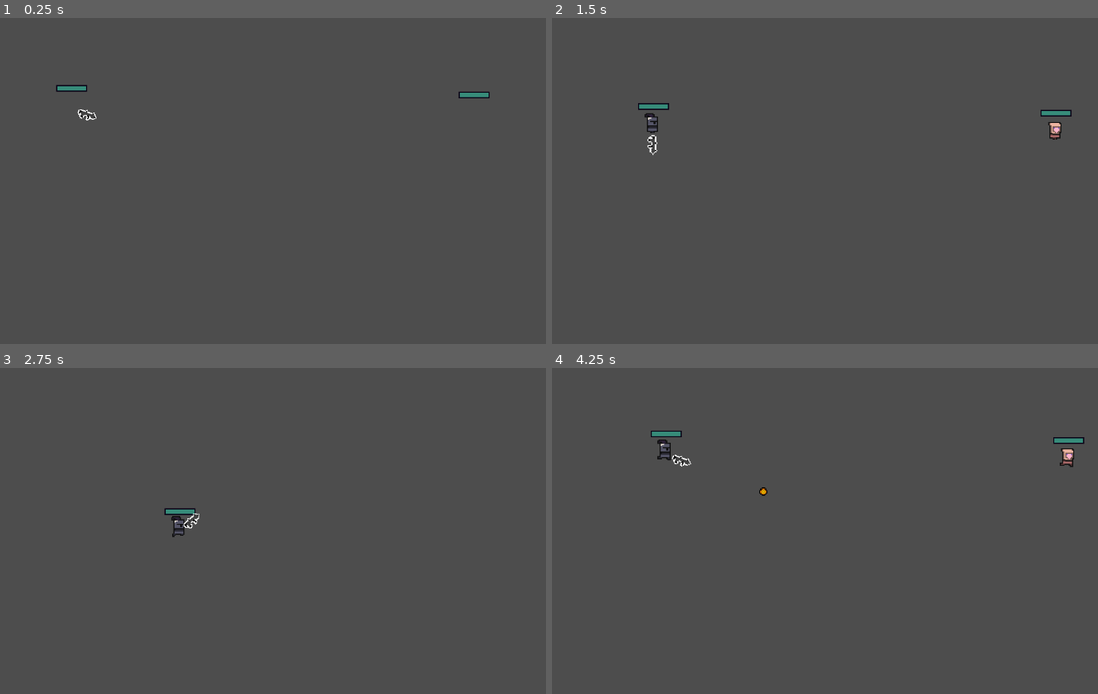
Above: before the commit, frames 1-4 (two rows, left to right).
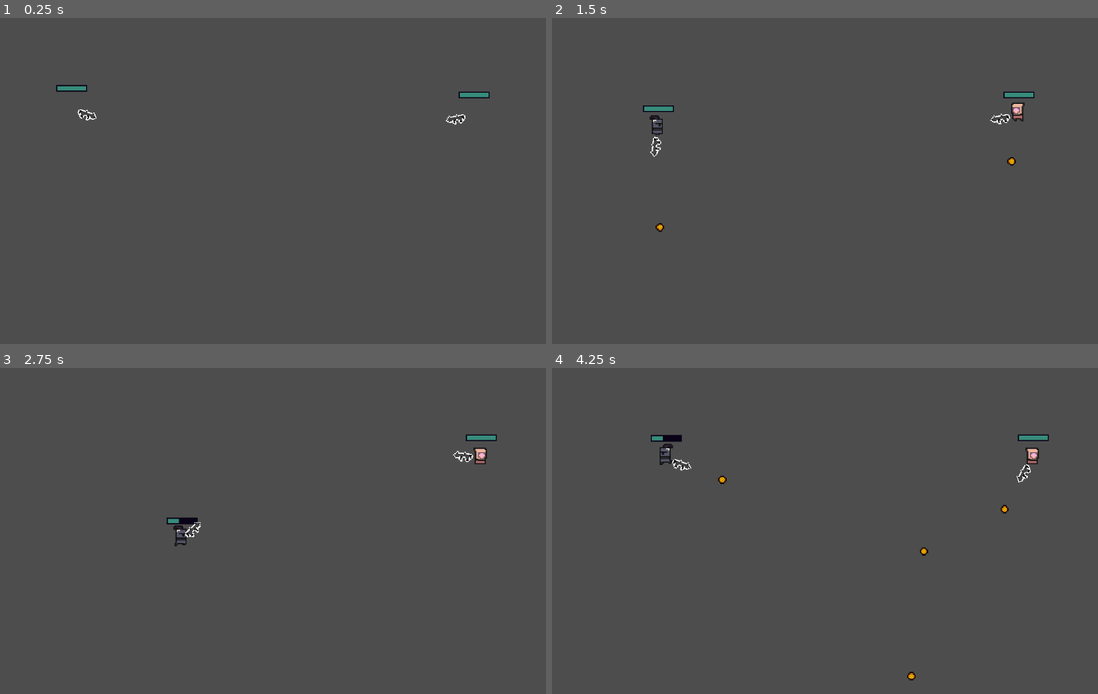
Above: after the commit, the same moments.

Repository: pablohenriq01/Showdown-1v1
Game: Godot game, scene res://Scenes/main.tscn
Same seed, same stepped clock (60 frames per second), same inputs: the game is played once before the commit and once after it.
Inputs (mouse positions are in pixels of both pictures, inside the frame that each line leads up to):
- Up to frame 1 (0.25 s): no input
- Up to frame 2 (1.5 s): tap Enter (ui_accept) at 0.5, 0.77, 1.07 s; move the mouse to (917, 148) at 0.52 s; hold D (right) 0.53-1.28 s; tap Down (down_p2, bound only after the commit) at 0.6 s; tap Left (left_p2, bound only after the commit) at 0.8, 1.35 s; move the mouse to (650, 184) at 1.27 s; hold S (down) from 1.28 s (still down)
- Up to frame 3 (2.75 s): tap Enter (ui_accept) at 1.52, 1.82 s; tap Right (right_p2, bound only after the commit) at 1.55, 2.1 s; move the mouse to (289, 436) at 2.02 s; release S (down) at 2.03 s; hold D (right) from 2.03 s (still down); tap Up (up_p2, bound only after the commit) at 2.3 s
- Up to frame 4 (4.25 s): move the mouse to (748, 586) at 2.77 s; release D (right) at 2.78 s; hold W (up) 2.78-3.53 s; tap Up (up_p2, bound only after the commit) at 2.85 s; tap Enter (ui_accept) at 3.02, 3.05, 3.32 s; move the mouse to (972, 570) at 3.52 s; hold A (left) from 3.53 s (still down); hold Enter (ui_accept) from 3.53 s (still down); tap Down (down_p2, bound only after the commit) at 3.8 s

The runs differ from the first frame. In frame 1, less than 0.1% of the frame differs, in the area x 81-86%, y 29-33%; in frame 2, 1.0%; in frame 3, 0.7%; in frame 4, 1.0%, in the area x 18-98%, y 19-96%.

Commit message:
Health and Player Input
Adicionado inputs diferentes para os player
Ajuste na logica da barrinha de vida e dano

Diff:
--- a/Prefabs/Guns/awp.tscn
+++ b/Prefabs/Guns/awp.tscn
@@ -6,11 +6,6 @@
 
 [node name="Awp" type="Node2D"]
 script = ExtResource("1_2cuyv")
-gun_offset_x = null
-gun_offset_y = null
-firerate = null
-max_ammo = null
-reload_time = null
 
 [node name="GunComponent" type="Node2D" parent="."]
 script = ExtResource("1_xv4bb")
--- a/Prefabs/Guns/mac-10.tscn
+++ b/Prefabs/Guns/mac-10.tscn
@@ -6,11 +6,6 @@
 
 [node name="Mac-10" type="Node2D"]
 script = ExtResource("1_671cn")
-gun_offset_x = null
-gun_offset_y = null
-firerate = null
-max_ammo = null
-reload_time = null
 
 [node name="GunComponent" type="Node2D" parent="."]
 script = ExtResource("1_sgtde")
--- a/Prefabs/Guns/smg.tscn
+++ b/Prefabs/Guns/smg.tscn
@@ -6,11 +6,6 @@
 
 [node name="Smg" type="Node2D"]
 script = ExtResource("1_ld3sb")
-gun_offset_x = null
-gun_offset_y = null
-firerate = null
-max_ammo = null
-reload_time = null
 
 [node name="GunComponent" type="Node2D" parent="."]
 script = ExtResource("1_d7b6d")
--- a/Prefabs/Players/player1.tscn
+++ b/Prefabs/Players/player1.tscn
@@ -193,6 +193,10 @@
 
 [node name="Player1" type="CharacterBody2D"]
 script = ExtResource("1_iom13")
+left = "left"
+right = "right"
+up = "up"
+down = "down"
 
 [node name="AnimatedSprite2D" type="AnimatedSprite2D" parent="."]
 texture_filter = 1
@@ -201,14 +205,13 @@
 animation = &"Idle"
 autoplay = "Spawn"
 
-[node name="CollisionPolygon2D" type="CollisionPolygon2D" parent="AnimatedSprite2D"]
-position = Vector2(0, 7)
-polygon = PackedVector2Array(1, 5, 3, 5, 3, 4, 4, 4, 4, 3, 5, 3, 5, -11, 2, -11, 2, -13, 1, -13, 1, -14, -6, -14, -6, -13, -7, -13, -7, -10, -5, -10, -5, 5, -3, 5, -3, 4, -2, 4, -2, 3, 1, 3)
-
-[node name="Area2D" type="Area2D" parent="."]
-
 [node name="HealthBar" parent="." instance=ExtResource("6_jupgn")]
 offset_left = -12.0
 offset_top = -21.0
 offset_right = 14.0
 offset_bottom = -17.0
+
+[node name="Area2D" type="Area2D" parent="." groups=["Player"]]
+
+[node name="CollisionPolygon2D" type="CollisionPolygon2D" parent="Area2D"]
+polygon = PackedVector2Array(1, 5, 3, 5, 3, 4, 4, 4, 4, 3, 5, 3, 5, -11, 2, -11, 2, -13, 1, -13, 1, -14, -6, -14, -6, -13, -7, -13, -7, -10, -5, -10, -5, 5, -3, 5, -3, 4, -2, 4, -2, 3, 1, 3)
--- a/Prefabs/Players/player2.tscn
+++ b/Prefabs/Players/player2.tscn
@@ -193,6 +193,10 @@
 
 [node name="Player2" type="CharacterBody2D"]
 script = ExtResource("1_cnuui")
+left = "left_p2"
+right = "right_p2"
+up = "up_p2"
+down = "down_p2"
 
 [node name="AnimatedSprite2D" type="AnimatedSprite2D" parent="."]
 texture_filter = 1
@@ -207,7 +211,7 @@
 offset_right = 14.0
 offset_bottom = -17.0
 
-[node name="Area2D" type="Area2D" parent="." groups=["Player2"]]
+[node name="Area2D" type="Area2D" parent="." groups=["Player"]]
 
 [node name="CollisionPolygon2D" type="CollisionPolygon2D" parent="Area2D"]
 polygon = PackedVector2Array(1, 5, 3, 5, 3, 4, 4, 4, 4, 3, 5, 3, 5, -2, 6, -2, 6, -11, 5, -11, 5, -12, -6, -12, -6, -9, -5, -9, -5, 5, -3, 5, -3, 4, -2, 4, -2, 3, 1, 3)
--- a/Prefabs/health_bar.tscn
+++ b/Prefabs/health_bar.tscn
@@ -25,7 +25,8 @@
 offset_bottom = 4.0
 theme_override_styles/background = SubResource("StyleBoxEmpty_53df0")
 theme_override_styles/fill = SubResource("StyleBoxFlat_y3k1y")
-value = 60.0
+step = 1.0
+value = 50.0
 show_percentage = false
 script = ExtResource("1_vnyqs")
 
@@ -41,9 +42,3 @@
 theme_override_styles/fill = SubResource("StyleBoxFlat_85kgp")
 value = 80.0
 show_percentage = false
-
-[node name="Timer" type="Timer" parent="."]
-wait_time = 0.4
-one_shot = true
-
-[connection signal="timeout" from="Timer" to="." method="_on_timer_timeout"]
--- a/Scenes/main.tscn
+++ b/Scenes/main.tscn
@@ -19,6 +19,11 @@
 [node name="Player2" parent="." instance=ExtResource("5_lr20e")]
 position = Vector2(510, 117)
 
+[node name="Scar" parent="Player2" instance=ExtResource("2_jnp2a")]
+script = ExtResource("3_au787")
+bullet_scene = ExtResource("4_t3h20")
+firerate = 5.0
+
 [node name="Camera2D" type="Camera2D" parent="."]
 anchor_mode = 0
 zoom = Vector2(2, 2)
--- a/Scripts/Bullet.gd
+++ b/Scripts/Bullet.gd
@@ -3,12 +3,8 @@
 var pos:Vector2
 var rota : float
 var dir : float
-var speed = 2000
+var speed = 800
 var damage_received : float
-
-@onready var player1 : PackedScene = preload("res://Prefabs/Players/player1.tscn")
-@onready var player2 : PackedScene = preload("res://Prefabs/Players/player2.tscn")
-@onready var p2 = player2.instantiate()
 
 func _ready():
 
@@ -20,10 +16,11 @@
 	move_and_slide()
 
 func get_damage(damage: float):
-	damage_received += damage
+	damage_received = damage
 
 func _on_area_2d_area_entered(area: Area2D) -> void:
 
-	if area.is_in_group("Player2"):
-		p2.set_health(damage_received)
+	if area.is_in_group("Player"):
+		var p = area.get_parent()
+		p.healthBar.set_health(damage_received)
 		queue_free()
--- a/Scripts/Gun.gd
+++ b/Scripts/Gun.gd
@@ -61,8 +61,8 @@
 	if current_ammo <= 0:
 		start_reload()
 
-	print("Ammo = ", current_ammo, " / ", max_ammo)
-	print("Damage = ", damage_ammo)
+	# print("Ammo = ", current_ammo, " / ", max_ammo)
+	# print("Damage = ", damage_ammo)
 
 func shoot() -> void:
 	if Input.is_action_pressed("ui_accept") and cool_down_timer >= cooldown:
--- a/Scripts/HealthBar.gd
+++ b/Scripts/HealthBar.gd
@@ -1,30 +1,16 @@
 extends ProgressBar
 
-@onready var timer = $Timer
 @onready var damage_bar = $DamageBar
 
-var health = 0 : set = _set_health
+var max_health : int
 
-func _set_health(new_health):
-	var prev_health = health
-	health = min(max_value, new_health)
-	value = health
 
-	if health <= 0:
-		queue_free()
+func init_health(health: int) -> void:
+	max_health = health
+	value = max_health
+	damage_bar.value = max_health
 
-	if health < prev_health:
-		timer.start()
-	else:
-		damage_bar.value = health
-
-func init_health(_health):
-	print(_health)
-	health = _health
-	max_value = health
-	value = health
-	damage_bar.max_value = health
-	damage_bar.value = health
-
-func _on_timer_timeout() -> void:
-	damage_bar.value = health
+func set_health(damage: float) -> void:
+	value -= damage
+	await get_tree().create_timer(0.3).timeout
+	damage_bar.value -= damage
--- a/Scripts/Player.gd
+++ b/Scripts/Player.gd
@@ -1,10 +1,21 @@
 extends CharacterBody2D
 
+@export_category("Gun Stats")
 @export var speed = 100
+@export var health = 100
+
+@export_category("Controls")
+@export_enum("left", "left_p2")
+var left: String
+@export_enum("right", "right_p2")
+var right: String
+@export_enum("up", "up_p2")
+var up: String
+@export_enum("down", "down_p2")
+var down: String
+
 
 @onready var healthBar = $HealthBar
-
-var health = 100
 
 func _ready() -> void:
 
@@ -12,7 +23,7 @@
 
 func get_input():
 	await get_tree().create_timer(1).timeout
-	var input_direction = Input.get_vector("left", "right","up", "down")
+	var input_direction = Input.get_vector(left, right, up, down)
 
 	if input_direction == Vector2.ZERO:
 		$AnimatedSprite2D.play("Idle")
@@ -21,16 +32,13 @@
 		$AnimatedSprite2D.play("Run")
 		velocity = input_direction * speed
 
+	if input_direction.x != 0:
+		$AnimatedSprite2D.flip_h = input_direction.x < 0
+
 func _physics_process(delta: float) -> void:
 	get_input()
 	move_and_slide()
 
-func set_health(value: float):
-	health -= value
-	print(health)
-	if health <= 0:
-		die()
-
 func die():
 	$AnimatedSprite2D.play("Die")
 	await get_tree().create_timer(1.5).timeout
--- a/project.godot
+++ b/project.godot
@@ -19,31 +19,48 @@
 
 Player2=""
 Bullet=""
+Player=""
 
 [input]
 
 left={
 "deadzone": 0.5,
-"events": [Object(InputEventKey,"resource_local_to_scene":false,"resource_name":"","device":0,"window_id":0,"alt_pressed":false,"shift_pressed":false,"ctrl_pressed":false,"meta_pressed":false,"pressed":false,"keycode":0,"physical_keycode":4194319,"key_label":0,"unicode":0,"location":0,"echo":false,"script":null)
-, Object(InputEventKey,"resource_local_to_scene":false,"resource_name":"","device":-1,"window_id":0,"alt_pressed":false,"shift_pressed":false,"ctrl_pressed":false,"meta_pressed":false,"pressed":false,"keycode":0,"physical_keycode":65,"key_label":0,"unicode":97,"location":0,"echo":false,"script":null)
+"events": [Object(InputEventKey,"resource_local_to_scene":false,"resource_name":"","device":-1,"window_id":0,"alt_pressed":false,"shift_pressed":false,"ctrl_pressed":false,"meta_pressed":false,"pressed":false,"keycode":0,"physical_keycode":65,"key_label":0,"unicode":97,"location":0,"echo":false,"script":null)
 ]
 }
 right={
 "deadzone": 0.5,
-"events": [Object(InputEventKey,"resource_local_to_scene":false,"resource_name":"","device":0,"window_id":0,"alt_pressed":false,"shift_pressed":false,"ctrl_pressed":false,"meta_pressed":false,"pressed":false,"keycode":0,"physical_keycode":4194321,"key_label":0,"unicode":0,"location":0,"echo":false,"script":null)
-, Object(InputEventKey,"resource_local_to_scene":false,"resource_name":"","device":-1,"window_id":0,"alt_pressed":false,"shift_pressed":false,"ctrl_pressed":false,"meta_pressed":false,"pressed":false,"keycode":0,"physical_keycode":68,"key_label":0,"unicode":100,"location":0,"echo":false,"script":null)
+"events": [Object(InputEventKey,"resource_local_to_scene":false,"resource_name":"","device":-1,"window_id":0,"alt_pressed":false,"shift_pressed":false,"ctrl_pressed":false,"meta_pressed":false,"pressed":false,"keycode":0,"physical_keycode":68,"key_label":0,"unicode":100,"location":0,"echo":false,"script":null)
 ]
 }
 up={
 "deadzone": 0.5,
-"events": [Object(InputEventKey,"resource_local_to_scene":false,"resource_name":"","device":0,"window_id":0,"alt_pressed":false,"shift_pressed":false,"ctrl_pressed":false,"meta_pressed":false,"pressed":false,"keycode":0,"physical_keycode":4194320,"key_label":0,"unicode":0,"location":0,"echo":false,"script":null)
-, Object(InputEventKey,"resource_local_to_scene":false,"resource_name":"","device":-1,"window_id":0,"alt_pressed":false,"shift_pressed":false,"ctrl_pressed":false,"meta_pressed":false,"pressed":false,"keycode":0,"physical_keycode":87,"key_label":0,"unicode":119,"location":0,"echo":false,"script":null)
+"events": [Object(InputEventKey,"resource_local_to_scene":false,"resource_name":"","device":-1,"window_id":0,"alt_pressed":false,"shift_pressed":false,"ctrl_pressed":false,"meta_pressed":false,"pressed":false,"keycode":0,"physical_keycode":87,"key_label":0,"unicode":119,"location":0,"echo":false,"script":null)
 ]
 }
 down={
 "deadzone": 0.5,
-"events": [Object(InputEventKey,"resource_local_to_scene":false,"resource_name":"","device":0,"window_id":0,"alt_pressed":false,"shift_pressed":false,"ctrl_pressed":false,"meta_pressed":false,"pressed":false,"keycode":0,"physical_keycode":4194322,"key_label":0,"unicode":0,"location":0,"echo":false,"script":null)
-, Object(InputEventKey,"resource_local_to_scene":false,"resource_name":"","device":-1,"window_id":0,"alt_pressed":false,"shift_pressed":false,"ctrl_pressed":false,"meta_pressed":false,"pressed":false,"keycode":0,"physical_keycode":83,"key_label":0,"unicode":115,"location":0,"echo":false,"script":null)
+"events": [Object(InputEventKey,"resource_local_to_scene":false,"resource_name":"","device":-1,"window_id":0,"alt_pressed":false,"shift_pressed":false,"ctrl_pressed":false,"meta_pressed":false,"pressed":false,"keycode":0,"physical_keycode":83,"key_label":0,"unicode":115,"location":0,"echo":false,"script":null)
+]
+}
+left_p2={
+"deadzone": 0.5,
+"events": [Object(InputEventKey,"resource_local_to_scene":false,"resource_name":"","device":-1,"window_id":0,"alt_pressed":false,"shift_pressed":false,"ctrl_pressed":false,"meta_pressed":false,"pressed":false,"keycode":0,"physical_keycode":4194319,"key_label":0,"unicode":0,"location":0,"echo":false,"script":null)
+]
+}
+right_p2={
+"deadzone": 0.5,
+"events": [Object(InputEventKey,"resource_local_to_scene":false,"resource_name":"","device":-1,"window_id":0,"alt_pressed":false,"shift_pressed":false,"ctrl_pressed":false,"meta_pressed":false,"pressed":false,"keycode":0,"physical_keycode":4194321,"key_label":0,"unicode":0,"location":0,"echo":false,"script":null)
+]
+}
+up_p2={
+"deadzone": 0.5,
+"events": [Object(InputEventKey,"resource_local_to_scene":false,"resource_name":"","device":-1,"window_id":0,"alt_pressed":false,"shift_pressed":false,"ctrl_pressed":false,"meta_pressed":false,"pressed":false,"keycode":0,"physical_keycode":4194320,"key_label":0,"unicode":0,"location":0,"echo":false,"script":null)
+]
+}
+down_p2={
+"deadzone": 0.5,
+"events": [Object(InputEventKey,"resource_local_to_scene":false,"resource_name":"","device":-1,"window_id":0,"alt_pressed":false,"shift_pressed":false,"ctrl_pressed":false,"meta_pressed":false,"pressed":false,"keycode":0,"physical_keycode":4194322,"key_label":0,"unicode":0,"location":0,"echo":false,"script":null)
 ]
 }
 
